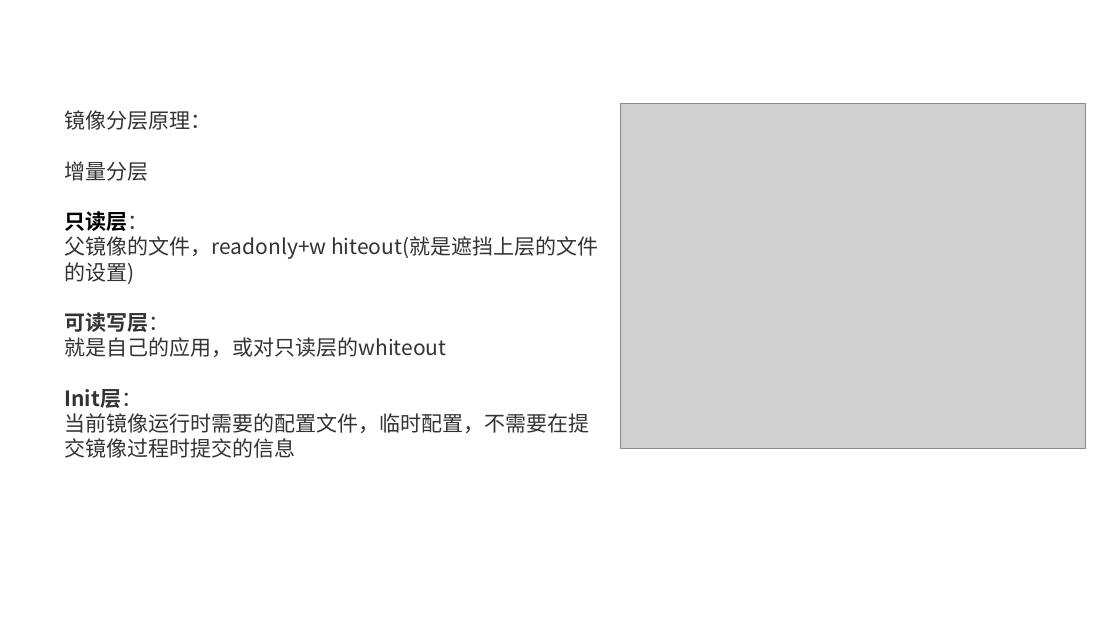
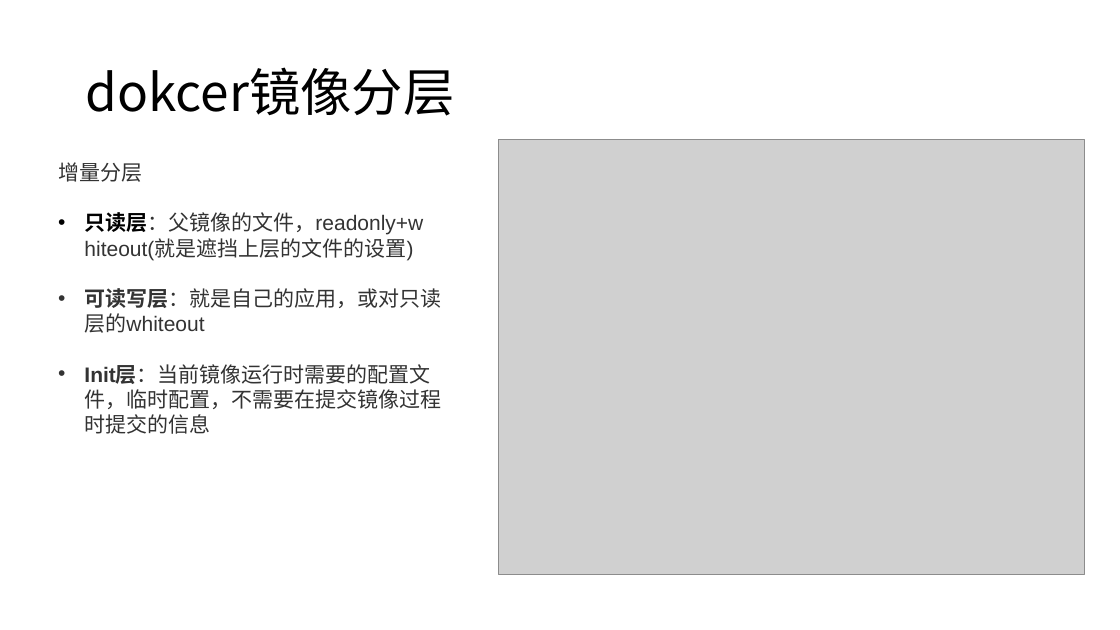
Before and after one commit to axzxs2001/Asp.NetCoreExperiment, a slide deck: slide 19 of Asp.NetCoreExperiment/kubernetes/kubernetes.pptx (slide 16 before the commit). Drawn at 1120x630 pixels with LibreOffice and Linux fonts; fonts in the diff are those of the drawing; grey boxes stand for pictures; background and template pictures are left out. Boxes give left, top, right and bottom in pixels: in the first picture for what was removed or moved away, otherwise in the second. Text is boxed around its words. In the diff, an @@ line names an element or a change of style, - is before the commit and + after.

```diff
--- a/Asp.NetCoreExperiment/kubernetes/kubernetes.pptx
+++ b/Asp.NetCoreExperiment/kubernetes/kubernetes.pptx
@@ title added at (85, 67, 454, 116), 44 pt, text #000000 @@
+dokcer镜像分层
@@ text at (65, 110, 212, 130): paragraph removed @@
-镜像分层原理：
@@ picture: place and size @@
-picture at (621, 103, 1086, 449)
+picture at (499, 139, 1085, 575)
@@ text "增量分层": place and size @@
-text "增量分层" at (65, 110, 598, 458)
+text "增量分层" at (58, 162, 441, 434)
@@ text at (58, 162, 142, 182): font Noto Sans CJK SC to Arial in "增量分层" @@
@@ text at (84, 212, 441, 434): text changed; font Noto Sans CJK SC to Arial @@
-只读层：
-父镜像的文件，readonly+w hiteout(就是遮挡上层的文件的设置)
-可读写层：
-就是自己的应用，或对只读层的whiteout
-Init层：
-当前镜像运行时需要的配置文件，临时配置，不需要在提交镜像过程时提交的信息
+• 只读层：父镜像的文件，readonly+w hiteout(就是遮挡上层的文件的设置)
+• 可读写层：就是自己的应用，或对只读层的whiteout
+• Init层：当前镜像运行时需要的配置文件，临时配置，不需要在提交镜像过程时提交的信息
```
Also in this commit, not shown: 12 other slides changed, 4 slides added, 1 slide removed.
